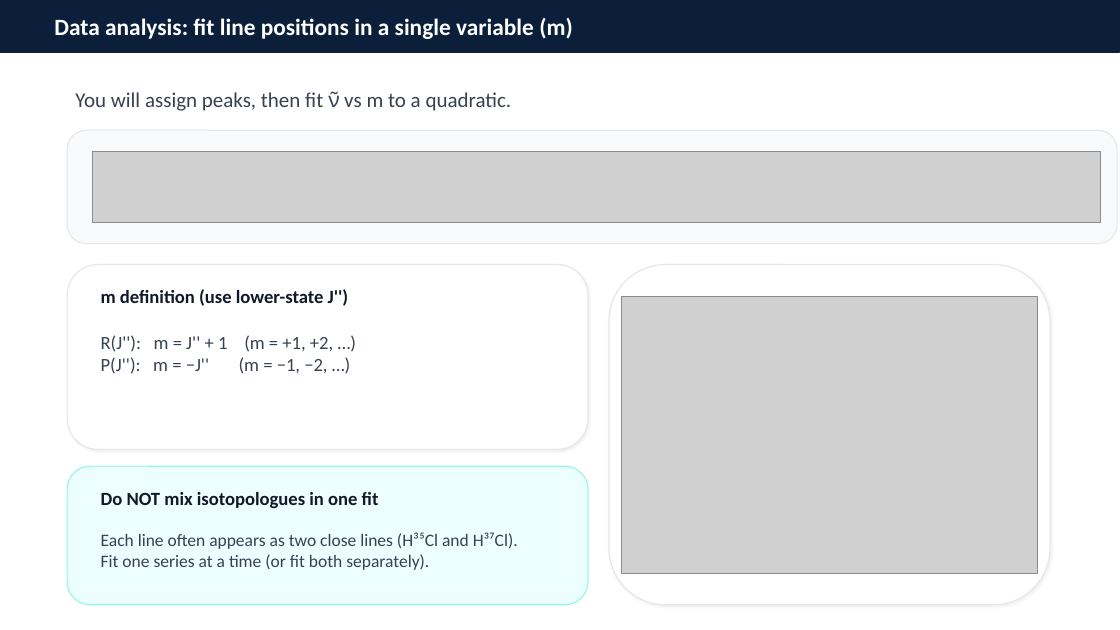
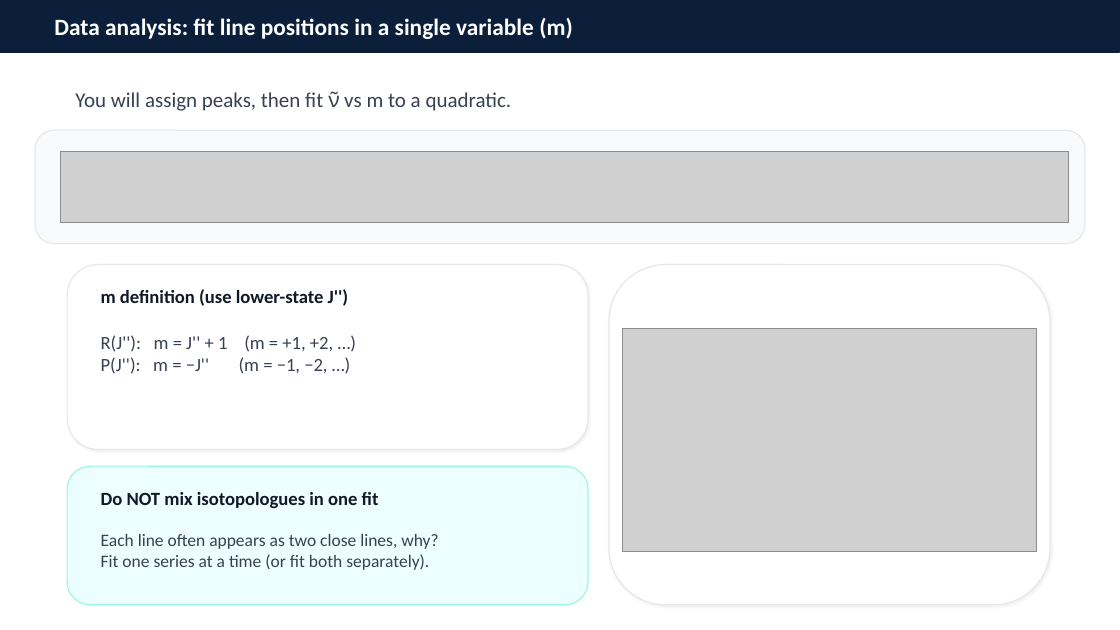
Before and after one commit to bstrb/BKinD, a slide deck: slide 7 of KZ4020/Lab2_IR_HCl_intro.pptx. Drawn at 1120x630 pixels with LibreOffice and Linux fonts; fonts in the diff are those of the drawing; grey boxes stand for pictures. Boxes give left, top, right and bottom in pixels: in the first picture for what was removed or moved away, otherwise in the second. Text is boxed around its words. In the diff, an @@ line names an element or a change of style, - is before the commit and + after.

Commit message:
Please enter the commit message for your changes. Lines starting with '#' will be ignored, and an empty message aborts the commit.
On branch main
Your branch is up to date with 'origin/main'.

Changes to be committed:
	modified:   KZ4020/Lab2_IR_HCl_intro.pptx

```diff
--- a/KZ4020/Lab2_IR_HCl_intro.pptx
+++ b/KZ4020/Lab2_IR_HCl_intro.pptx
@@ rounded rectangle: place and size @@
-rounded rectangle at [67, 130, 1117, 244]
+rounded rectangle at [35, 130, 1086, 244]
@@ picture: place and size @@
-picture at [92, 152, 1101, 223]
+picture at [60, 152, 1069, 223]
@@ picture: place and size @@
-picture at [622, 296, 1038, 573]
+picture at [623, 329, 1037, 551]
@@ text at [101, 534, 438, 549]: text changed @@
-Each line often appears as two close lines (H³⁵Cl and H³⁷Cl).
+Each line often appears as two close lines, why?
```
Also in this commit, not shown: 7 other slides changed.
